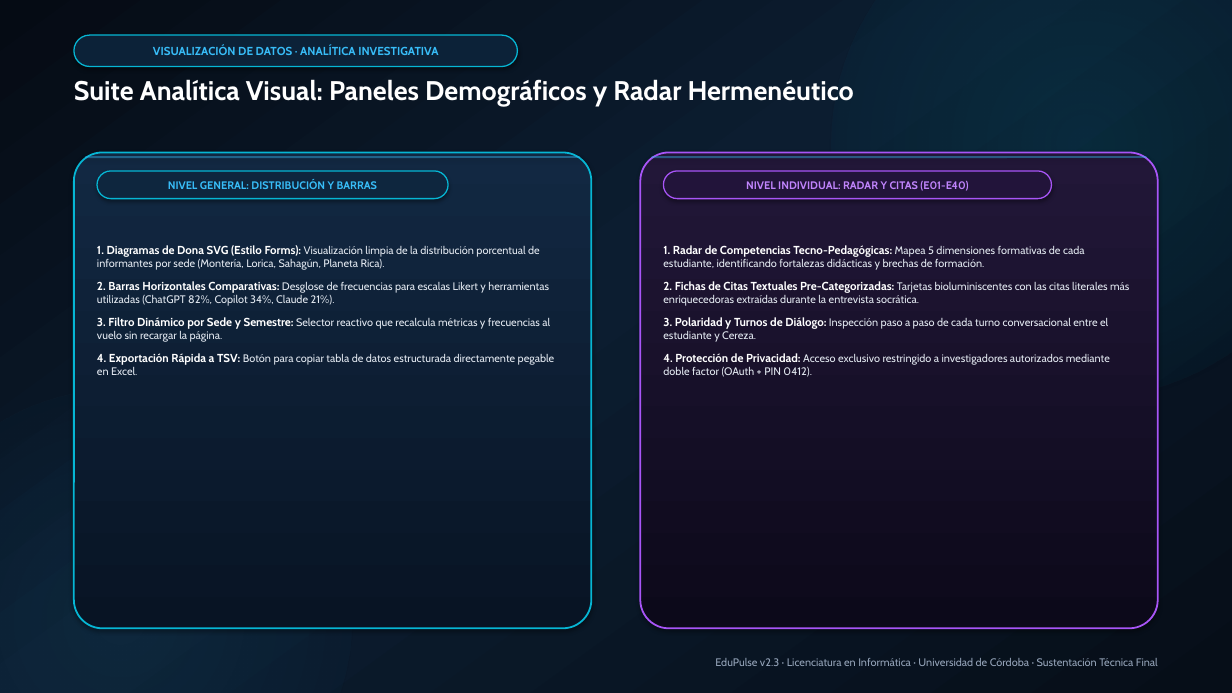
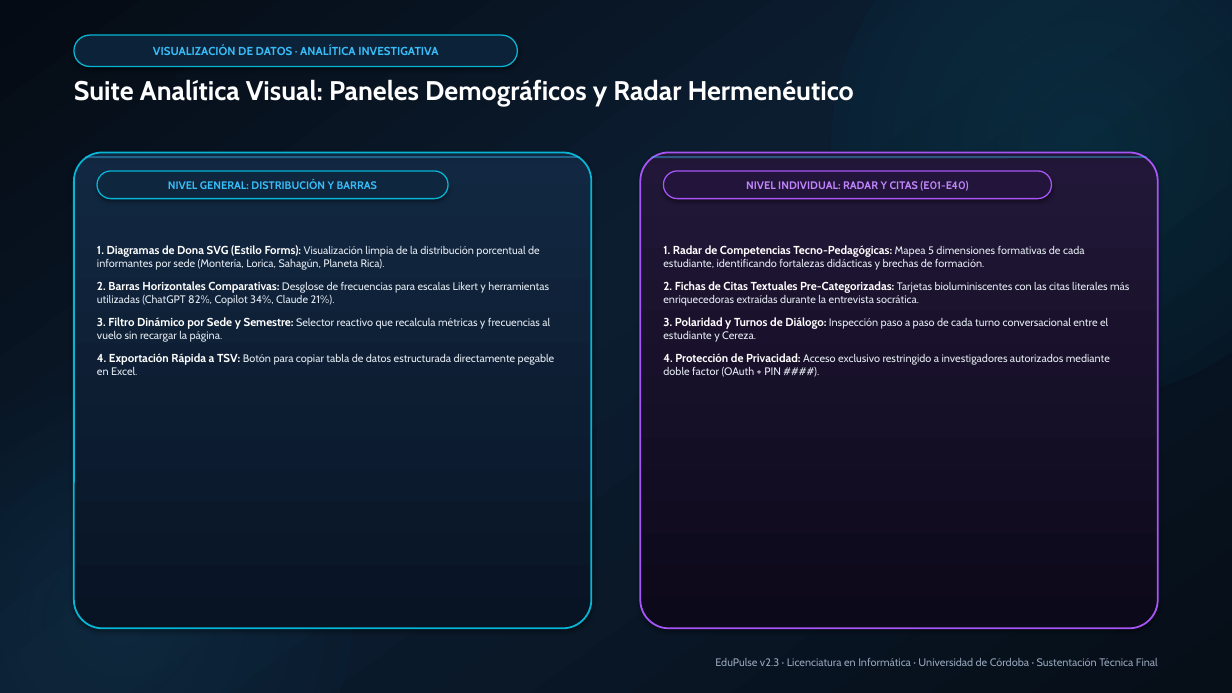
Before and after one commit to JoseDanielDurango/EduPulse, a slide deck: slide 12 of documentation/resources/EduPulse_Development_and_Design_Final.pptx. Drawn at 1232x693 pixels with LibreOffice and Linux fonts; fonts in the diff are those of the drawing. Boxes give left, top, right and bottom in pixels: in the first picture for what was removed or moved away, otherwise in the second. Text is boxed around its words. In the diff, an @@ line names an element or a change of style, - is before the commit and + after.

```diff
--- a/documentation/resources/EduPulse_Development_and_Design_Final.pptx
+++ b/documentation/resources/EduPulse_Development_and_Design_Final.pptx
@@ text at box(663, 353, 1110, 377): text changed @@
-4. Protección de Privacidad: Acceso exclusivo restringido a investigadores autorizados mediante doble factor (OAuth + PIN 0412).
+4. Protección de Privacidad: Acceso exclusivo restringido a investigadores autorizados mediante doble factor (OAuth + PIN ####).
```
Also in this commit, not shown: 2 other slides changed, 17 other files.
